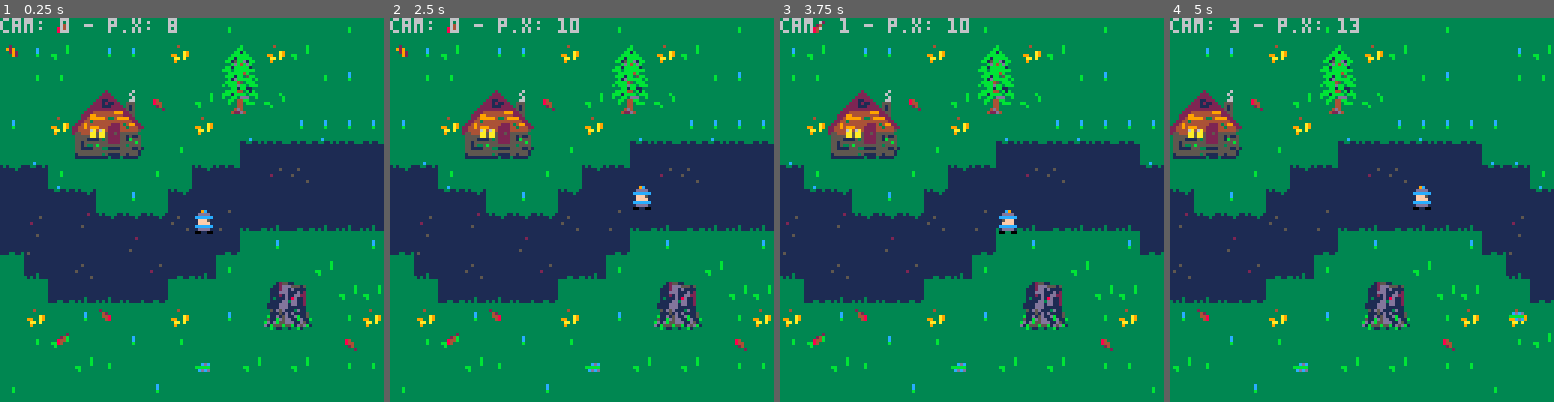
Above: before the commit, frames 1-4 (left to right).
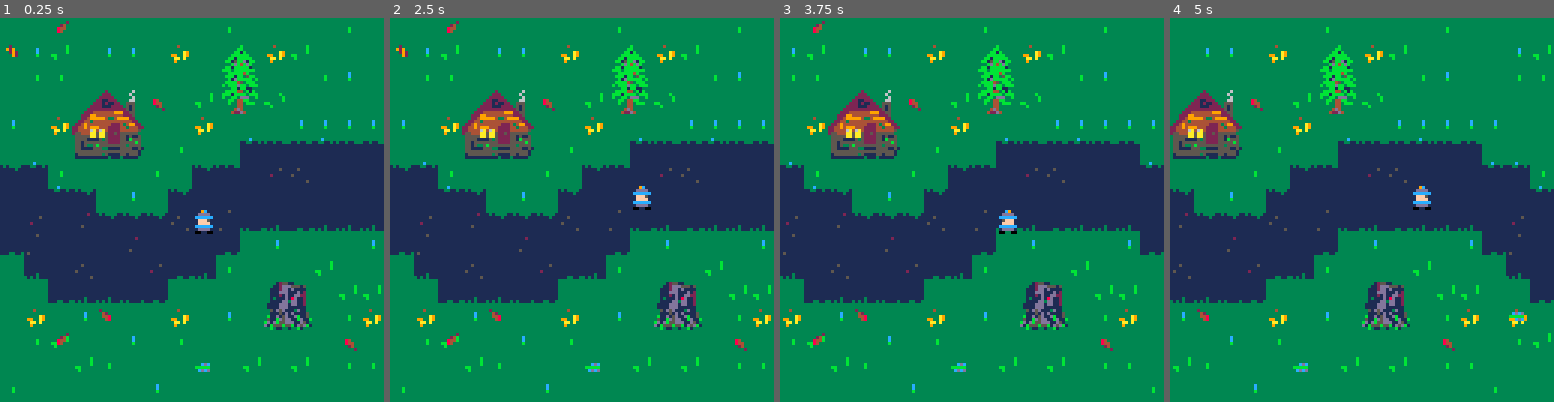
Above: after the commit, the same moments.

Repository: schoblaska/pico-8
Game: PICO-8 cartridge src/kaido.p8
The game is run twice, just before and just after one commit, with the same random seed, the same clock (stepped at 60 frames per second) and the same inputs.
Inputs:
- Up to frame 1 (0.25 s): no input
- Up to frame 2 (2.5 s): hold Right 1.6-2.1 s; hold Up 2.15-2.42 s; hold Right from 2.47 s (still down)
- Up to frame 3 (3.75 s): release Right at 3.03 s; hold Left 3.08-3.58 s; hold Down from 3.63 s (still down)
- Up to frame 4 (5 s): release Down at 3.97 s; hold Right 4.02-4.68 s; hold Up from 4.73 s (still down)

The runs differ from the first frame. In frame 1, 0.5% of the frame differs, in the area x 0-47%, y 0-4%; in frame 2, 0.5%, in the area x 0-50%, y 0-4%; in frame 3, 0.5%; in frame 4, 0.5%.

Commit message:
refactor a bit and fancier leaf displacement

Diff:
--- a/src/kaido.p8
+++ b/src/kaido.p8
@@ -109,11 +109,9 @@
     displace_leaf(player.x, player.y, 0, 1)
   end
 
-  mcam_offset = cam_offset > player.x and cam_offset - mapwidth or cam_offset
-
-  if mcam_offset + 5 > player.x then
+  if mcam_offset() + 5 > player.x then
     cam_offset = (cam_offset - 1) % mapwidth
-  elseif mcam_offset + 10 < player.x then
+  elseif mcam_offset() + 10 < player.x then
     cam_offset = (cam_offset + 1) % mapwidth
   end
 
@@ -178,8 +176,6 @@
       end
     end
   end
-
-  print("cam: " .. cam_offset .. " - p.x: " .. player.x, 0, 0)
 end
 
 function modmget(x, y)
@@ -259,6 +255,14 @@
   end
 end
 
+-- the camera offset is always left of the player
+-- if cam_offset is greater than player.x, it means that the offset
+-- has "looped" around the map but the player has not
+-- subtracting mapwidth from cam_offset makes comparison possible
+function mcam_offset()
+  return cam_offset > player.x and cam_offset - mapwidth or cam_offset
+end
+
 function is_gusting(x, y)
   for gust in all(gusts) do
     local mapx = gust.mapx * 16 + (gust.offset + x) % 16
@@ -282,17 +286,15 @@
     return false
   end
 
-  vectors = {
-    { dx, dy },
-    { -1, -1 },
-    { -1, 1 },
-    { 0, -1 },
-    { 0, 1 },
-    { 1, -1 },
-    { 1, 1 },
-    { -1, 0 },
-    { 1, 0 }
-  }
+  if dx == 0 and dy == 1 then
+    vectors = { { dx, dy }, { -1, 1 }, { 1, 1 }, { -1, 0 }, { 1, 0 } }
+  elseif dx == 0 and dy == -1 then
+    vectors = { { dx, dy }, { -1, -1 }, { 1, -1 }, { -1, 0 }, { 1, 0 } }
+  elseif dx == 1 and dy == 0 then
+    vectors = { { dx, dy }, { 1, -1 }, { 1, 1 }, { 0, -1 }, { 0, 1 } }
+  elseif dx == -1 and dy == 0 then
+    vectors = { { dx, dy }, { -1, -1 }, { -1, 1 }, { 0, -1 }, { 0, 1 } }
+  end
 
   for vector in all(vectors) do
     if leaf_can_move_to(x + vector[1], y + vector[2]) then
